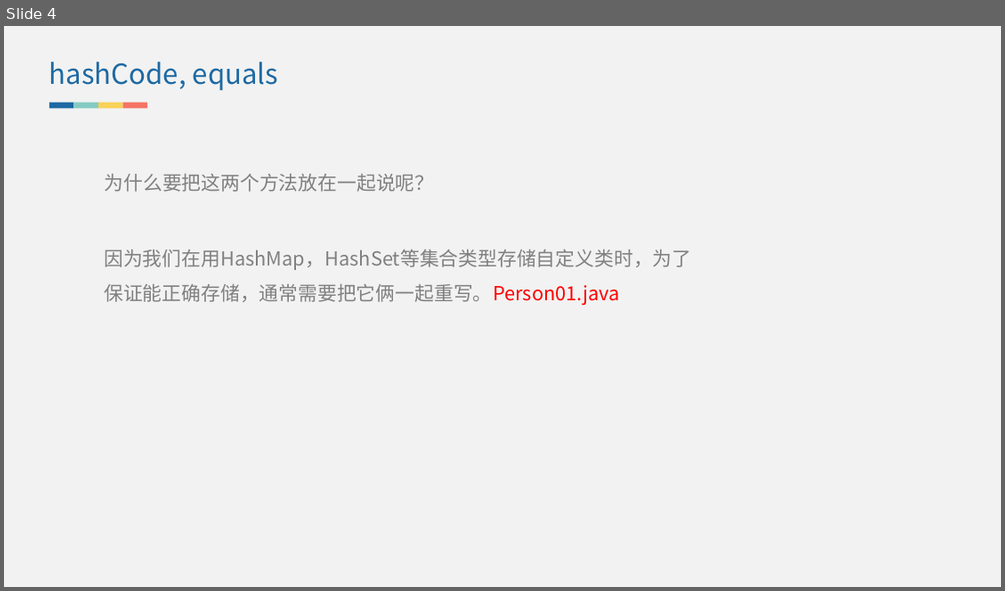
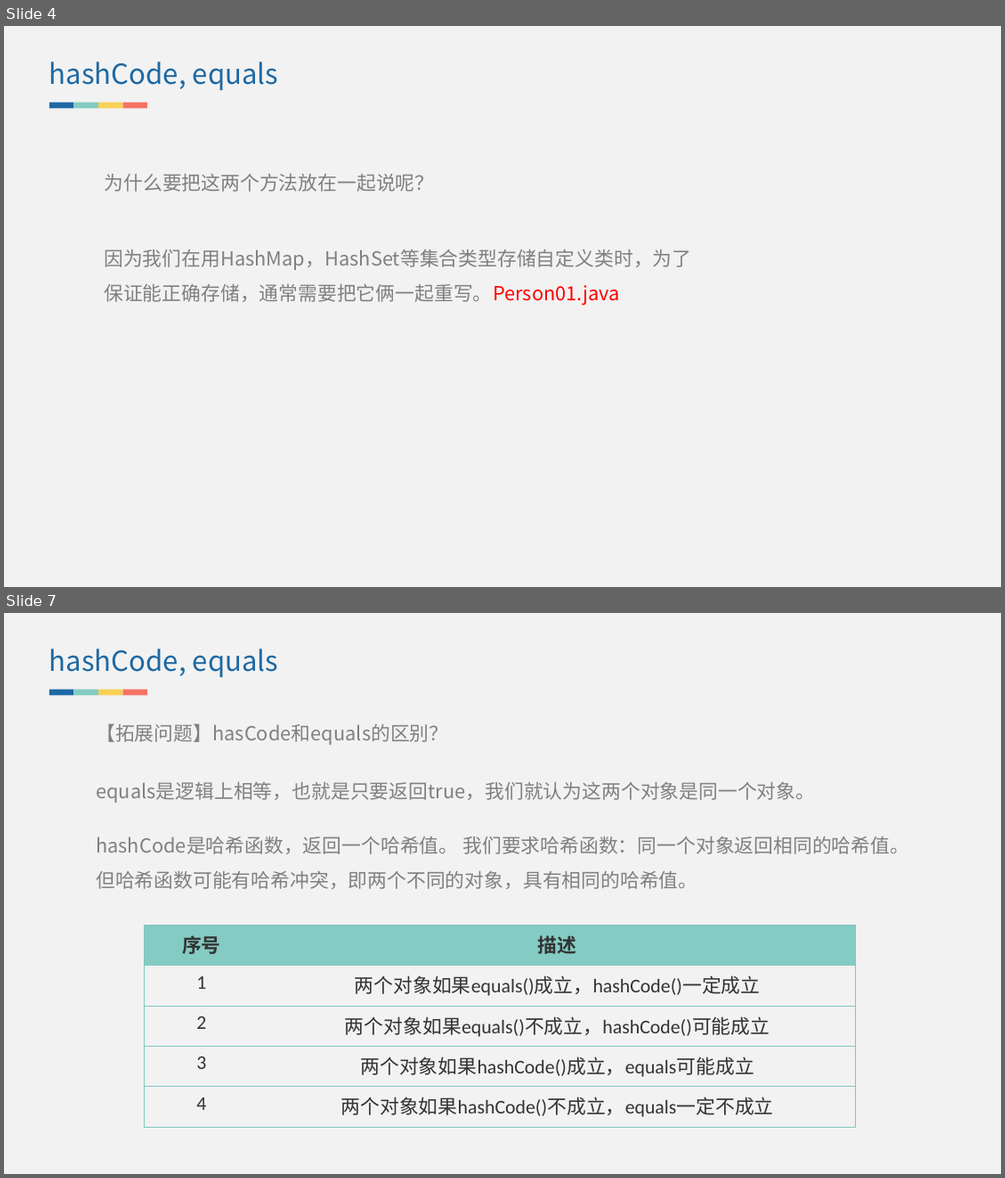
Before and after one commit to lvjiuluan/idea-projects, a slide deck: presentation/介绍一下 Object 常见方法？/介绍一下 Object 常见方法？.pptx. Shown one above the other, each under a label of ours: slide 4 before the commit, slides 4 and 7 after it; the slides between them are not shown. The pictures are 1005x591 and 1005x1178 pixels, drawn with LibreOffice and Linux fonts; fonts in the diff are those of the drawing. Boxes give left, top, right and bottom in pixels: in the first picture for what was removed or moved away, otherwise in the second. Text is boxed around its words. In the diff, an @@ line names an element or a change of style, - is before the commit and + after.

```diff
--- a/presentation/介绍一下 Object 常见方法？/介绍一下 Object 常见方法？.pptx
+++ b/presentation/介绍一下 Object 常见方法？/介绍一下 Object 常见方法？.pptx
@@ slide 7 added at <box>4,613,1001,1174</box>, background #F2F2F2 @@
@@ text added at <box>49,649,278,677</box>, 20 pt, text #1D69A3 @@
+hashCode, equals
@@ group added at <box>50,690,147,696</box>: 4 rectangles @@
@@ text added at <box>96,723,448,745</box>, 14 pt, text #808080 @@
+【拓展问题】hasCode和equals的区别？
@@ text added at <box>96,782,815,803</box>, 14 pt, text #808080 @@
+equals是逻辑上相等，也就是只要返回true，我们就认为这两个对象是同一个对象。
@@ text added at <box>96,836,909,889</box>, 14 pt, text #808080 @@
+hashCode是哈希函数，返回一个哈希值。 我们要求哈希函数：同一个对象返回相同的哈希值。
+但哈希函数可能有哈希冲突，即两个不同的对象，具有相同的哈希值。
@@ table added at <box>144,925,855,1127</box>, 5 rows, 2 columns @@
+序号 | 描述
+1 | 两个对象如果equals()成立，hashCode()一定成立
+2 | 两个对象如果equals()不成立，hashCode()可能成立
+3 | 两个对象如果hashCode()成立，equals可能成立
+4 | 两个对象如果hashCode()不成立，equals一定不成立
```
Also in this commit, not shown: 1 slide changed, 6 other slides added, 5 other files.
